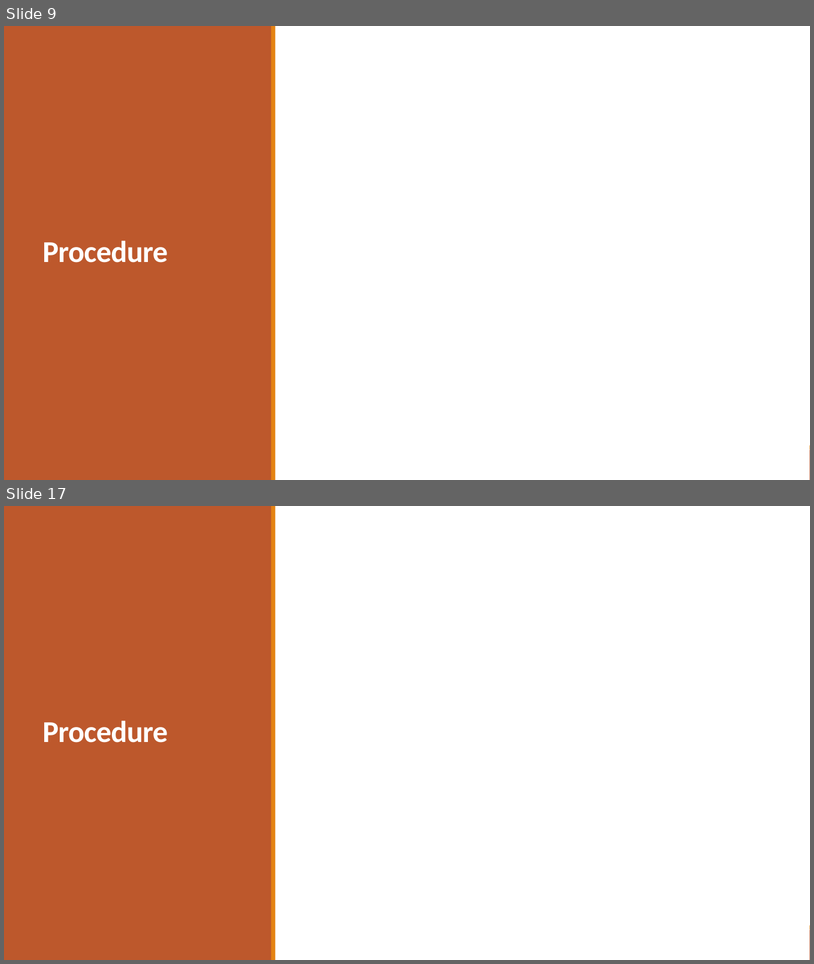
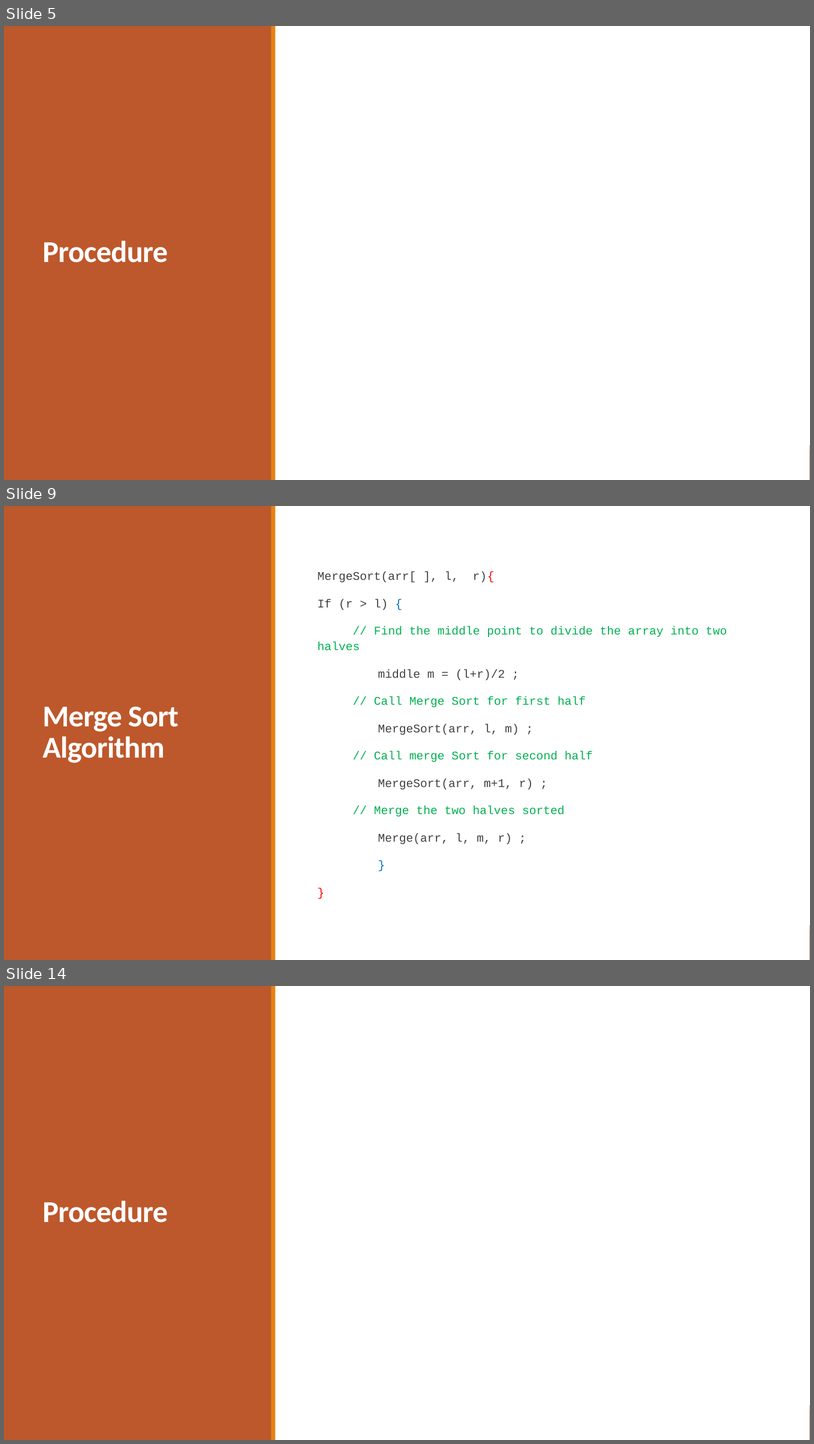
Before and after one commit to ayndp657/ALGORITHMLAB, a slide deck: Assignment 1/Assignment Presentation.pptx. Shown one above the other, each under a label of ours: slides 9 and 17 before the commit, slides 5, 9 and 14 after it; the slides between them are not shown. The pictures are 814x964 and 814x1444 pixels, drawn with LibreOffice and Linux fonts; fonts in the diff are those of the drawing; grey boxes stand for pictures. Boxes give left, top, right and bottom in pixels: in the first picture for what was removed or moved away, otherwise in the second. Text is boxed around its words. In the diff, an @@ line names an element or a change of style, - is before the commit and + after.

```diff
--- a/Assignment 1/Assignment Presentation.pptx
+++ b/Assignment 1/Assignment Presentation.pptx
@@ slide 9 added at (4,506,810,960), background #FFFFFF; not listed: 2 template elements that a slide beside it also shows @@
@@ rectangle added at (4,506,810,960), fill #FFFFFF @@
@@ rectangle added at (4,506,272,960), fill #BD582C @@
@@ rectangle added at (272,506,276,960), fill #E48312 @@
@@ text added at (318,572,727,844), 14 pt, text #00B050 @@
+MergeSort(arr[ ], l, r){
+If (r > l) {
+// Find the middle point to divide the array into two halves
+middle m = (l+r)/2 ;
+// Call Merge Sort for first half
+MergeSort(arr, l, m) ;
+// Call merge Sort for second half
+MergeSort(arr, m+1, r) ;
+// Merge the two halves sorted
+Merge(arr, l, m, r) ;
+}
+}
@@ title added at (42,706,179,763), 36 pt, text #FFFFFF, bold @@
+Merge Sort Algorithm
@@ what was slide 9 is now slide 5 @@
@@ what was slide 17 is now slide 14 @@
```
Also in this commit, not shown: 1 slide changed, 15 other slides added, 5 other files.
